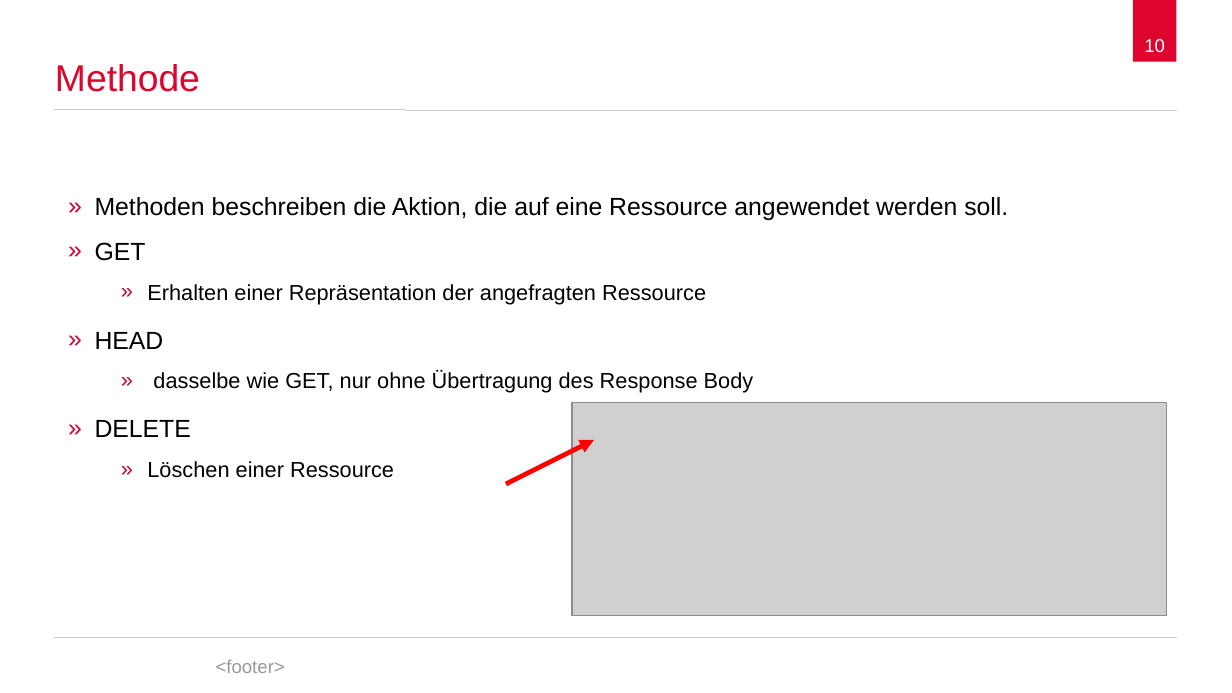
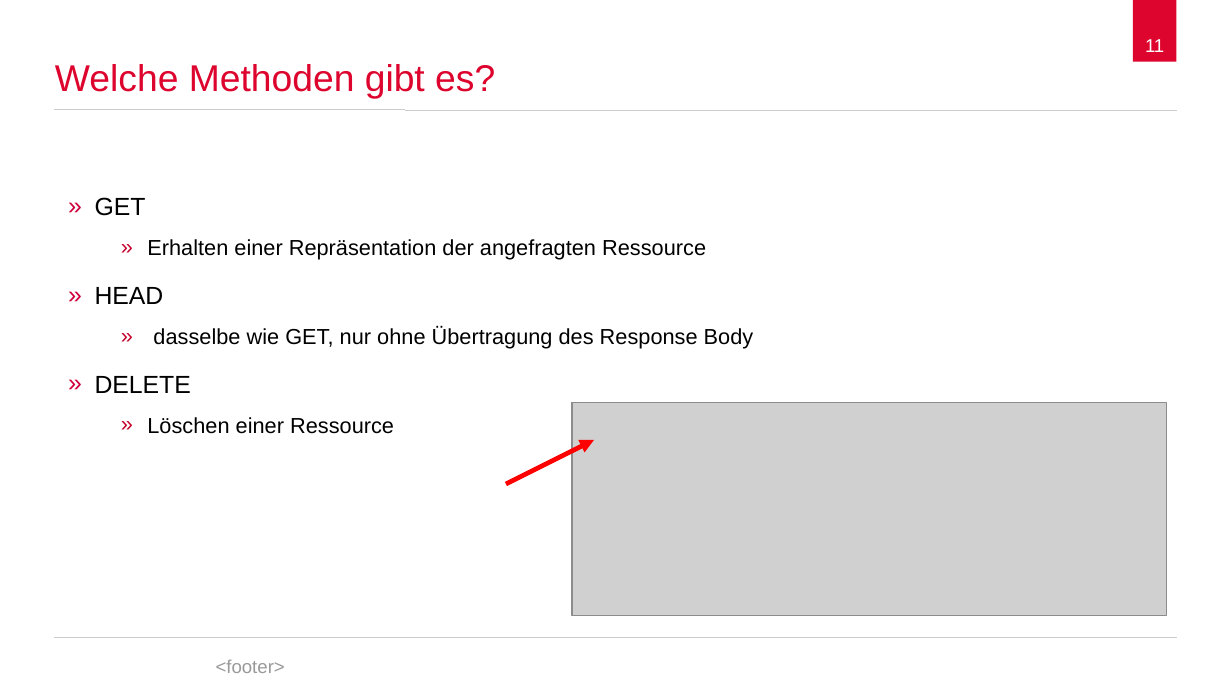
Before and after one commit to spaceone/presentations, a slide deck: slide 11 of hypertext-transfer-protocol/2017-12-05-hypertext-transfer-protocol.odp (slide 10 before the commit). Drawn at 1232x693 pixels with LibreOffice and Linux fonts; fonts in the diff are those of the drawing; grey boxes stand for pictures; background and template pictures are left out. Boxes give left, top, right and bottom in pixels: in the first picture for what was removed or moved away, otherwise in the second. Text is boxed around its words. In the diff, an @@ line names an element or a change of style, - is before the commit and + after.

```diff
--- a/hypertext-transfer-protocol/2017-12-05-hypertext-transfer-protocol.odp
+++ b/hypertext-transfer-protocol/2017-12-05-hypertext-transfer-protocol.odp
@@ page number at bbox=[1145, 39, 1164, 52]: text changed @@
-10
+11
@@ title at bbox=[55, 64, 495, 99]: text changed @@
-Methode
+Welche Methoden gibt es?
@@ text at bbox=[95, 197, 1008, 220]: paragraph removed @@
-» Methoden beschreiben die Aktion, die auf eine Ressource angewendet werden soll.
```
Also in this commit, not shown: 13 other slides changed, 6 slides added, 4 slides removed.
